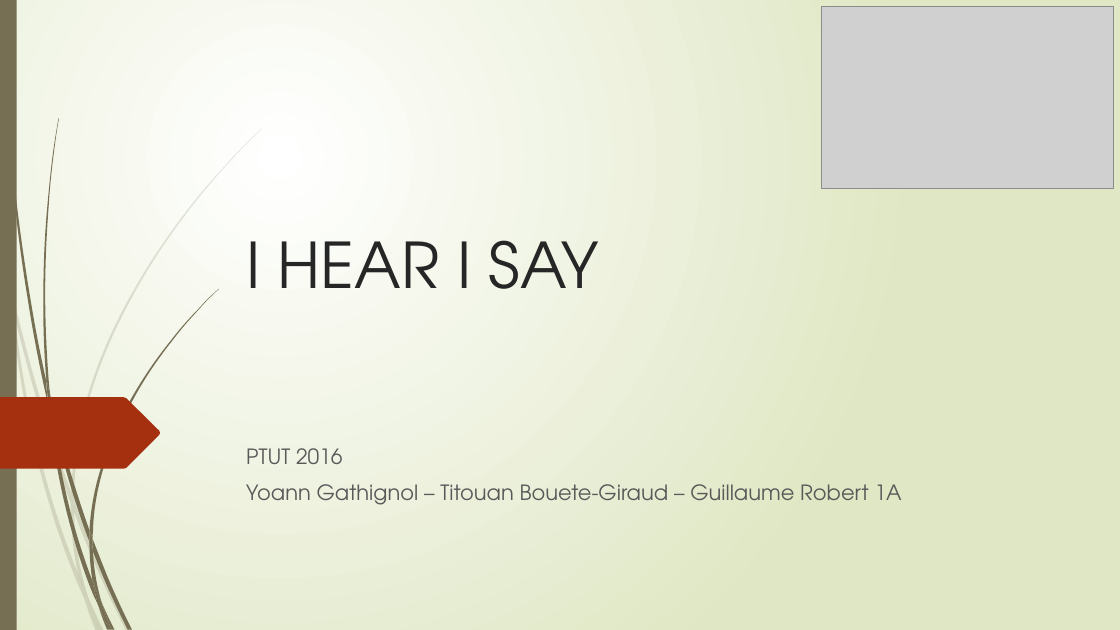
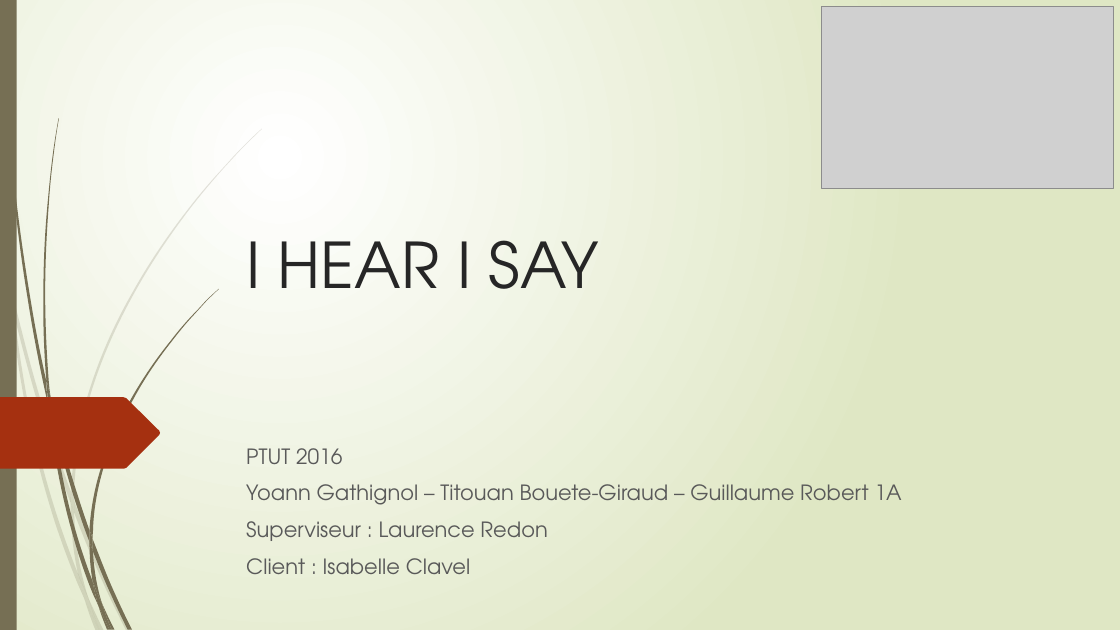
Before and after one commit to Guyoms/PTUT2016, a slide deck: slide 1 of SOUTENANCE/I HEAR I SAY.pptx. Drawn at 1120x630 pixels with LibreOffice and Linux fonts; fonts in the diff are those of the drawing; grey boxes stand for pictures. Boxes give left, top, right and bottom in pixels: in the first picture for what was removed or moved away, otherwise in the second. Text is boxed around its words. In the diff, an @@ line names an element or a change of style, - is before the commit and + after.

```diff
--- a/SOUTENANCE/I HEAR I SAY.pptx
+++ b/SOUTENANCE/I HEAR I SAY.pptx
@@ subtitle at <box>246,521,547,574</box>: paragraphs added @@
+Superviseur : Laurence Redon
+Client : Isabelle Clavel
```
Also in this commit, not shown: 6 other slides changed, 2 slides added.
